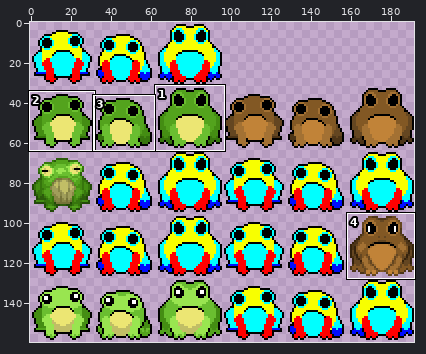
A pixel-art file gets an edit: Assets/Frog/frog_variation.ase. Above: a wide view before the commit, with the close-up outlined.
Close-up. The starting point:
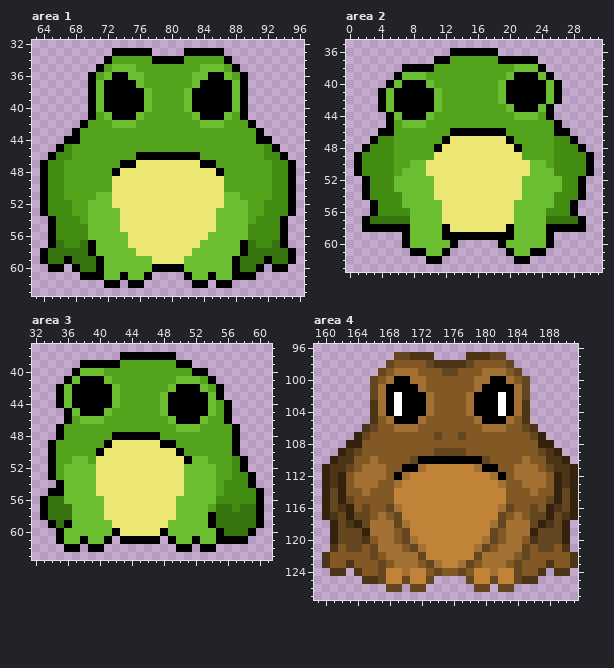
192x160 pixels, 1 frame. Shown: area 1: x 63..96, y 32..63; area 2: x 0..31, y 35..63; area 3: x 32..61, y 37..63; area 4: x 159..191, y 96..127. The commit also changed other parts of the picture, which this record leaves out.
After:
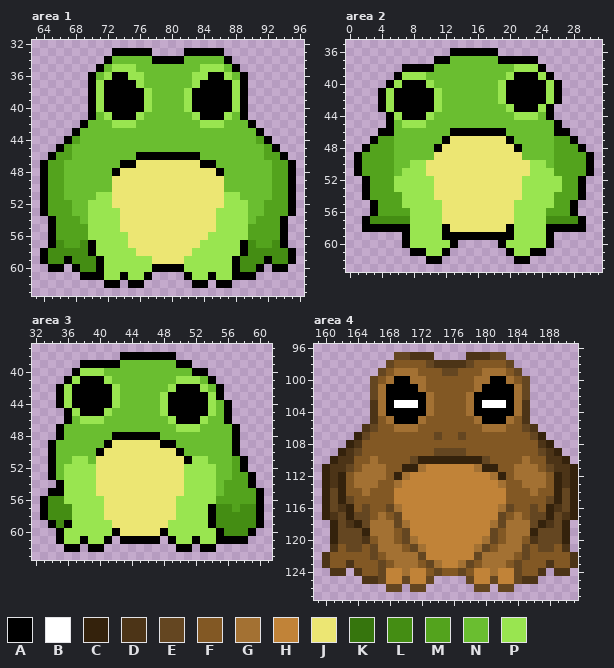
Palette (. is transparent): A #000000  B #ffffff  C #34220c  D #4c3417  E #644621  F #825824  G #a37133  H #c18338  J #ece673  K #36750d  L #448d13  M #53a31d  N #6abe30  P #99e550
Edits made:
layer "Layer 1" removed
Changed rows in their new state; - is an unchanged pixel.
Area 1, layer "Bases":
first column x 65:
34 --------NNNNN----NNNNN--------
35 -------NPPPNNNNNNNNPPPN-------
36 ------NP--PPNNNNNNPP--PN------
37 ------P----PNNNNNNP----P------
38 ------P-----PNNNNP-----P------
39 ------P-----PNNNNP-----P------
40 ------P-----PNNNNP-----P------
41 ------NP---PNNNNNNP---PN------
42 -----NNNPPPNNNNNNNNPPPNNN-----
43 ----NNNNNNNNNNNNNNNNNNNNNN----
44 ---MNNNNNNNNNNNNNNNNNNNNNNM---
45 --MNNNNNNNNNNNNNNNNNNNNNNNNM--
46 -MMNNNNNNNN--------NNNNNNNNMM-
47 MMNNNNNNN------------NNNNNNNMM
48 MMNNNNNN--------------NNNNNNMM
49 MMNNNNNN--------------NNNNNNMM
50 MMNNNNNN--------------NNNNNNMM
51 MMNNNNPP--------------PPNNNNMM
52 MMMNNPPP--------------PPPNNMMM
53 MMMNNPPPP------------PPPPNNMMM
54 -MMMNPPPP------------PPPPNMMM-
55 -MMMMPPPP------------PPPPMMMM-
56 -MMMMPPPPP----------PPPPPMMMM-
57 -LMML-PPPP---------PPPPP-LMML-
58 LLLLL-PPPPP-------PPPPPP-LLLLL
59 LL-LLL-PPPPPP----PPPPPP-LLL-LL
60 ----LL-PPPPPP----PPPPPP-LL----
61 -------PP-PP------PP-PP-------
Area 2, layer "Bases":
first column x 2:
37 -----------NNNNNN-----------
38 ---------NNNNNNNNNNPPP------
39 -----PPPNNNNNNNNNNP---P-----
40 ----P---PNNNNNNNNP-----P----
41 ---P-----PNNNNNNNP-----P----
42 ---P-----PNNNNNNNP-----P----
43 ---P-----PNNNNNNNNP---P-----
44 ----P---PNNNNNNNNNNPPPN-----
45 ----NPPPNNNNNNNNNNNNNNNN----
46 ----NNNNNNN-------NNNNNN----
47 --MMNNNNNN---------NNNNNMM--
48 -MMMNNNNN-----------NNNNMMM-
49 MMMMNNNNN-----------NNNNMMMM
50 MMMMNNPP-------------PPNMMMM
51 MMMMNPPP-------------PPPMMMM
52 -MMMPPPPP-----------PPPPPMM-
53 -MMMPPPPP-----------PPPPPMM-
54 -MMMMPPPP-----------PPPPMMM-
55 --MMMPPPPP---------PPPPPMM--
56 --MMMMPPPP---------PPPPMMM--
57 -LLLLLPPPP---------PPPPLLLL-
58 ------PPPP---------PPPP-----
59 ------PPPP---------PPPP-----
60 ------PPPPP-------PPPPP-----
61 --------PP---------PP-------
Area 3, layer "Bases":
first column x 34:
39 ---------NNNNNNN----------
40 ----PPPNNNNNNNNNNN--------
41 ---P---PNNNNNNNNPPPN------
42 --P-----PNNNNNNP---PN-----
43 --P-----PNNNNNP-----P-----
44 --P-----PNNNNNP-----PN----
45 ---P---PNNNNNNP-----PN----
46 ---NPPPNNNNNNNNP---PNN----
47 --NNNNNNNNNNNNNNPPPNNNN---
48 --NNNNNN------NNNNNNNNN---
49 -NNNNNN---------NNNNNNN---
50 -NNNNN-----------NNNNNN---
51 -NNPPN------------PPNNNM--
52 -NPPPP-----------PPPPNNM--
53 -NPPPP-----------PPPPNNMM-
54 --PPPP-----------PPPPNMMM-
55 --PPPP-----------PPPPNMMMM
56 LLPPPPP---------PPPPPMMMMM
57 LLLPPPP---------PPPPALLMLL
58 LLLPPPP---------PPPP-LLLLL
59 -L-PPPPP-------PPPPP-LLLLL
60 --PPPPPP-------PPPPPP-LLL-
61 --PP-PP---------PP-PP-----
Area 4, layer "Bases":
first column x 169:
102 A------------A
103 -BB--------BB-
104 A------------A
first column x 164:
108 D----------------------D
110 --------CCCCCCCC--------
111 ------CC--------CC------
112 -----C------------C-----
Changed places in both close-ups, as pixel boxes (x1, y1, x2, y2):
changed: (48, 56, 288, 280)
changed: (362, 56, 586, 256)
changed: (48, 360, 256, 544)
changed: (394, 392, 418, 416)
changed: (482, 392, 506, 416)
changed: (354, 440, 362, 448)
changed: (538, 440, 546, 448)
changed: (394, 456, 506, 480)
